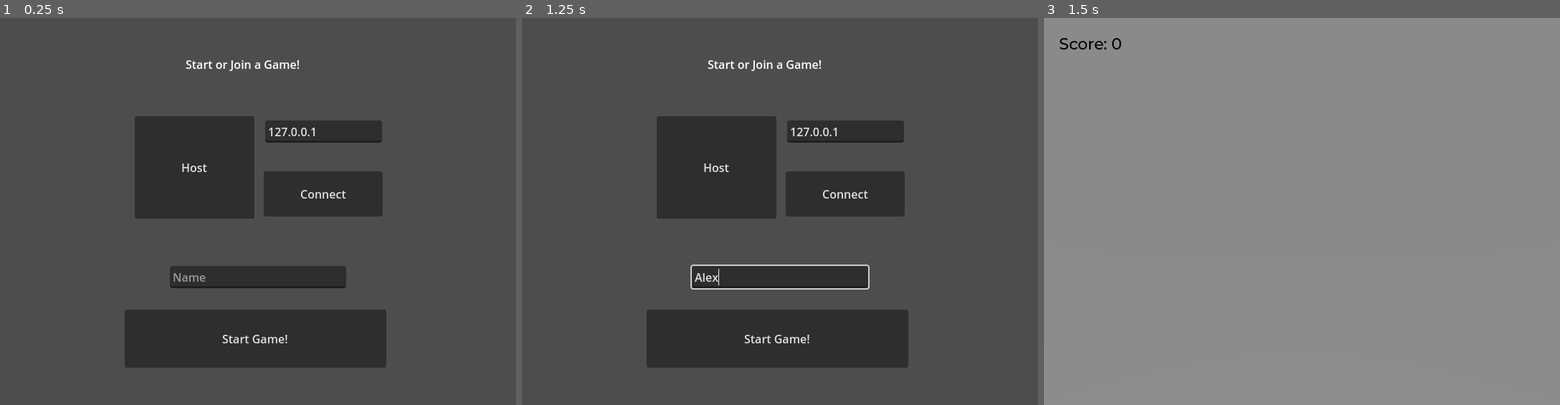
Above: before the commit, frames 1-3 (left to right).
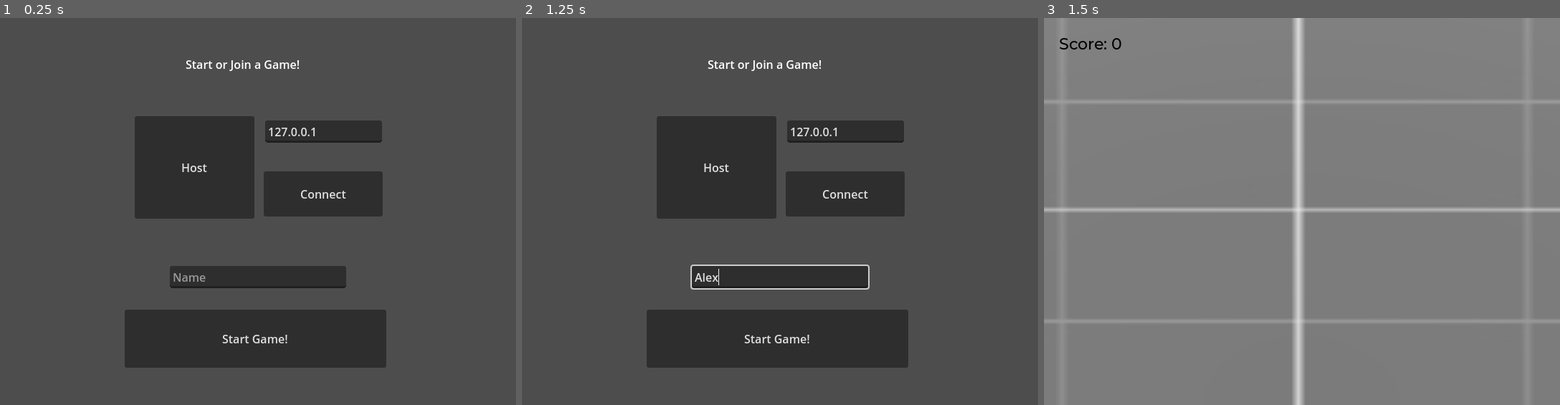
Above: after the commit, the same moments.

Repository: WolfangT/godot-tutorial-3d
Game: Godot game, scene res://main.tscn
The game is run twice, just before and just after one commit, with the same random seed, the same clock (stepped at 60 frames per second) and the same inputs.
Inputs (mouse positions are in pixels of both pictures, inside the frame that each line leads up to):
- Up to frame 1 (0.25 s): no input
- Up to frame 2 (1.25 s): click (780, 277) at 0.52 s; type "Alex" at 0.6 s
- Up to frame 3 (1.5 s): click "Start Game!" at 1.25 s

Frames 1-2 are identical in both runs. In frame 3, 2.1% of the frame differs, in the area x 0-100%, y 0-100%.
Error in both runs: Invalid access to property or key '1' on a base object of type 'Dictionary'. (res://main_game.gd:15)

Commit message:
ADD UPGRADES TO THE BASE GAME

Diff:
--- a/main_game.gd
+++ b/main_game.gd
@@ -84,3 +84,7 @@
 		if GameManager.Players[i].alive:
 			alive_players.append(GameManager.Players[i].model)
 	return alive_players
+
+
+func _on_fall_detector_body_entered(body:Node3D) -> void:
+	body.die.rpc()
--- a/main_game.tscn
+++ b/main_game.tscn
@@ -1,9 +1,10 @@
-[gd_scene load_steps=15 format=3 uid="uid://cure683tqavtj"]
+[gd_scene load_steps=18 format=3 uid="uid://cure683tqavtj"]
 
 [ext_resource type="Script" uid="uid://hhpp11jkideh" path="res://main_game.gd" id="1_l5ukw"]
 [ext_resource type="PackedScene" uid="uid://bga73xu7rebk0" path="res://mob.tscn" id="2_4srsv"]
 [ext_resource type="PackedScene" uid="uid://bsr8v470f5xby" path="res://player.tscn" id="3_mf81u"]
 [ext_resource type="Theme" uid="uid://dtx6t2233sqom" path="res://theme.tres" id="4_02kkc"]
+[ext_resource type="Texture2D" uid="uid://iwsjc3m0bnwh" path="res://art/dev_512_gr_032x.jpg" id="4_4srsv"]
 [ext_resource type="Script" uid="uid://b1hudbs6h08c7" path="res://score_label.gd" id="5_aomqu"]
 [ext_resource type="AudioStream" uid="uid://ccafimpvi7m7e" path="res://sounds/jump.wav" id="6_krmtw"]
 [ext_resource type="AudioStream" uid="uid://lnoooyhpkqw2" path="res://sounds/loose.wav" id="7_jgkyn"]
@@ -15,6 +16,9 @@
 [sub_resource type="BoxMesh" id="BoxMesh_mxp2p"]
 size = Vector3(60, 2, 60)
 
+[sub_resource type="StandardMaterial3D" id="StandardMaterial3D_mf81u"]
+albedo_texture = ExtResource("4_4srsv")
+
 [sub_resource type="StandardMaterial3D" id="StandardMaterial3D_itnjd"]
 albedo_color = Color(1, 1, 0, 1)
 
@@ -22,8 +26,9 @@
 material = SubResource("StandardMaterial3D_itnjd")
 
 [sub_resource type="Curve3D" id="Curve3D_yfq80"]
+closed = true
 _data = {
-"points": PackedVector3Array(0, 0, 0, 0, 0, 0, -12.4854, 0.139159, -13.4407, 0, 0, 0, 0, 0, 0, 12.3556, 0.0773869, -13.4178, 0, 0, 0, 0, 0, 0, 12.6197, 0.397857, 12.9364, 0, 0, 0, 0, 0, 0, -12.4073, 0.0887403, 12.8106, 0, 0, 0, 0, 0, 0, -12.4854, 0.139159, -13.4407),
+"points": PackedVector3Array(0, 0, 0, 0, 0, 0, -31.977, 0.139159, -31.5654, 0, 0, 0, 0, 0, 0, 31.7615, 0.0773869, -31.2213, 0, 0, 0, 0, 0, 0, 32.1209, 0.397857, 31.5546, 0, 0, 0, 0, 0, 0, -32.6584, 0.0887403, 31.029, 0, 0, 0, 0, 0, 0, -32.428, 0.139159, -13.4407),
 "tilts": PackedFloat32Array(0, 0, 0, 0, 0)
 }
 point_count = 5
@@ -32,6 +37,9 @@
 properties/0/path = NodePath("UserInterface/ScoreLabel:score")
 properties/0/spawn = true
 properties/0/replication_mode = 2
+
+[sub_resource type="BoxShape3D" id="BoxShape3D_02kkc"]
+size = Vector3(85.6388, 3.31958, 87.6656)
 
 [node name="MainGame" type="Node"]
 script = ExtResource("1_l5ukw")
@@ -50,6 +58,7 @@
 transform = Transform3D(1, 0, 0, 0, 1, 0, 0, 0, 1, 0, -1, 0)
 mesh = SubResource("BoxMesh_mxp2p")
 skeleton = NodePath("../..")
+surface_material_override/0 = SubResource("StandardMaterial3D_mf81u")
 
 [node name="DirectionalLight3D" type="DirectionalLight3D" parent="."]
 transform = Transform3D(1, 0, 0, 0, 0.479779, 0.877389, 0, -0.877389, 0.479779, 0, 8.14942, 0)
@@ -86,7 +95,7 @@
 curve = SubResource("Curve3D_yfq80")
 
 [node name="SpawnLocation" type="PathFollow3D" parent="SpawnPath"]
-transform = Transform3D(-0.00092177, 0.00248669, -0.999996, -1.16415e-10, 0.999997, 0.00248669, 1, 2.29227e-06, -0.000921767, -12.4854, 0.139159, -13.4407)
+transform = Transform3D(-0.00539841, 0.000969117, -0.999981, -8.73115e-11, 0.999996, 0.00096913, 0.999985, 5.23185e-06, -0.00539839, -31.977, 0.139159, -31.5654)
 
 [node name="MobTimer" type="Timer" parent="."]
 autostart = true
@@ -164,4 +173,12 @@
 [node name="MultiplayerSynchronizer" type="MultiplayerSynchronizer" parent="."]
 replication_config = SubResource("SceneReplicationConfig_l5ukw")
 
+[node name="FallDetector" type="Area3D" parent="."]
+collision_layer = 0
+
+[node name="CollisionShape3D" type="CollisionShape3D" parent="FallDetector"]
+transform = Transform3D(1, 0, 0, 0, 1, 0, 0, 0, 1, 0.514015, -4.27917, -0.473297)
+shape = SubResource("BoxShape3D_02kkc")
+
 [connection signal="timeout" from="MobTimer" to="." method="_on_mob_timer_timeout"]
+[connection signal="body_entered" from="FallDetector" to="." method="_on_fall_detector_body_entered"]
Binary file added: art/dev_512_gr_032x.jpg
Not shown, added: art/dev_512_gr_032x.jpg.import
Not shown, changed: export_presets.cfg
